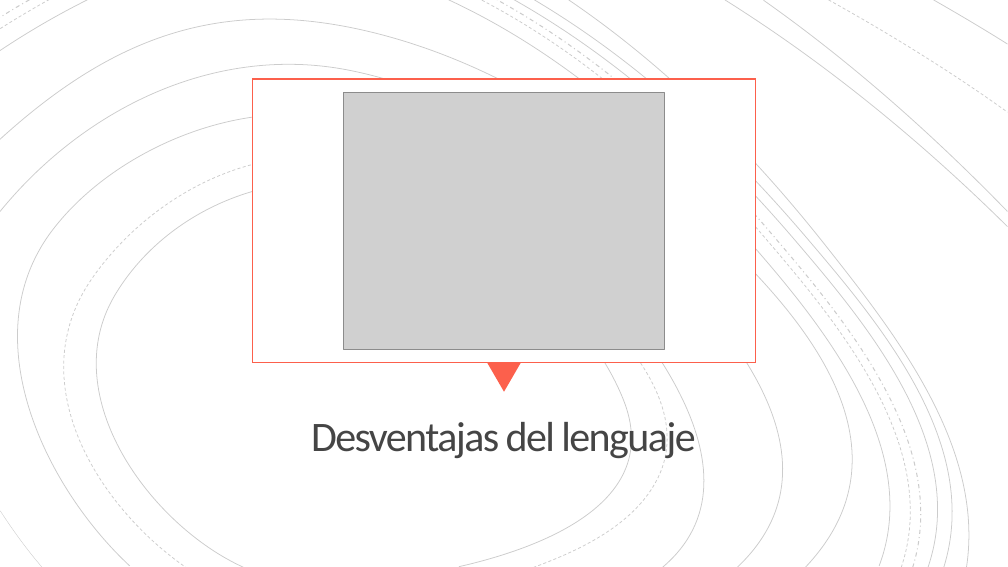
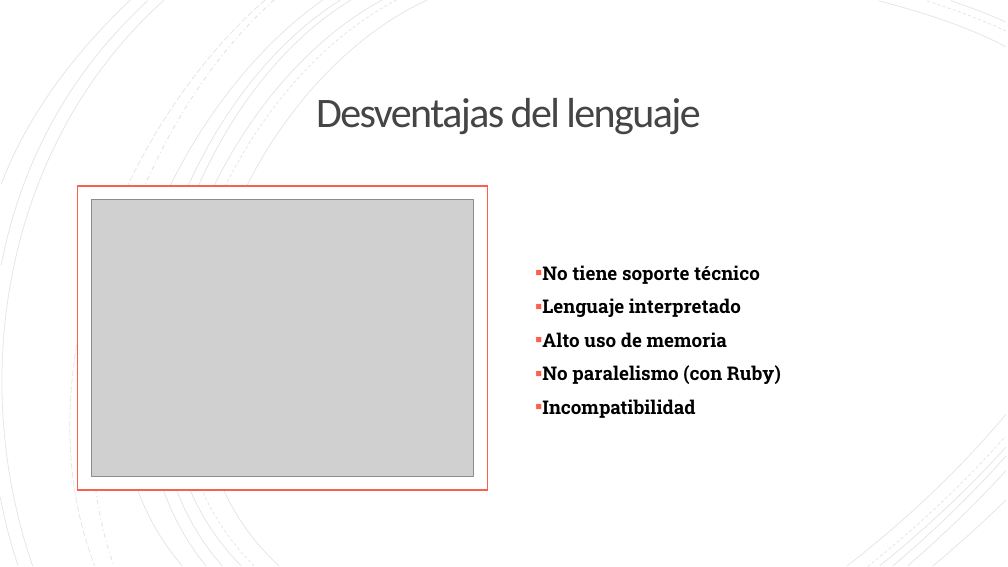
Before and after one commit to elpolloconmayo/Taller1, a slide deck: slide 6 of Presentación/Presentacion flp.pptx. Drawn at 1008x567 pixels with LibreOffice and Linux fonts; fonts in the diff are those of the drawing; grey boxes stand for pictures. Boxes give left, top, right and bottom in pixels: in the first picture for what was removed or moved away, otherwise in the second. Text is boxed around its words. In the diff, an @@ line names an element or a change of style, - is before the commit and + after.

```diff
--- a/Presentación/Presentacion flp.pptx
+++ b/Presentación/Presentacion flp.pptx
@@ group added at (0,0,1006,567): 18 freeform shapes @@
@@ group removed at (0,0,1008,567): 17 freeform shapes @@
@@ group removed at (0,0,1008,567): 18 freeform shapes @@
@@ freeform shape: place and size @@
-freeform shape at (934,0,1008,44)
+freeform shape at (879,1,1006,47)
@@ freeform shape: place and size @@
-freeform shape at (934,0,1008,44)
+freeform shape at (926,1,1006,31)
@@ freeform shape at (926,1,1006,31): outline #000000 0.75 pt to #000000 0.75 pt dashed @@
@@ title "Desventajas del lenguaje": place and size @@
-title "Desventajas del lenguaje" at (311,417,695,461)
+title "Desventajas del lenguaje" at (316,98,700,134)
@@ title "Desventajas del lenguaje" at (316,98,700,134): line spacing 0.8 to 0.85; vertical alignment bottom to middle @@
@@ rectangle: place and size @@
-rectangle at (253,79,756,362)
+rectangle at (77,186,487,490)
@@ picture: place and size @@
-picture at (344,93,665,349)
+picture at (91,200,474,476)
@@ text added at (542,265,781,418), 18 pt, text #000000, bold @@
+▪ No tiene soporte técnico
+▪ Lenguaje interpretado
+▪ Alto uso de memoria
+▪ No paralelismo (con Ruby)
+▪ Incompatibilidad
@@ triangle removed at (487,363,521,392) @@
@@ freeform shape: place and size @@
-freeform shape at (0,511,42,567)
+freeform shape at (1,498,18,566)
@@ freeform shape at (1,498,18,566): outline #000000 0.38 pt to #000000 0.75 pt @@
```
Also in this commit, not shown: 2 other slides changed.
